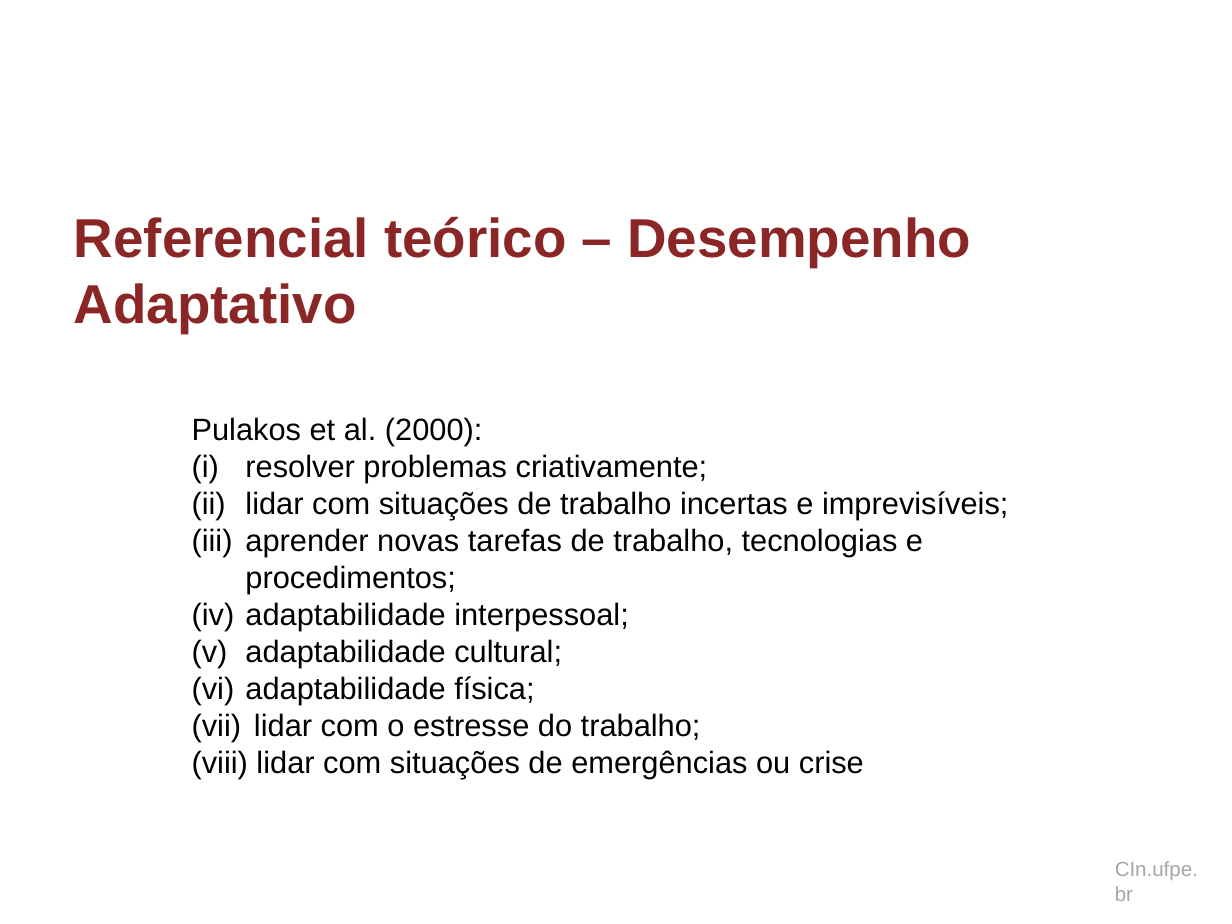
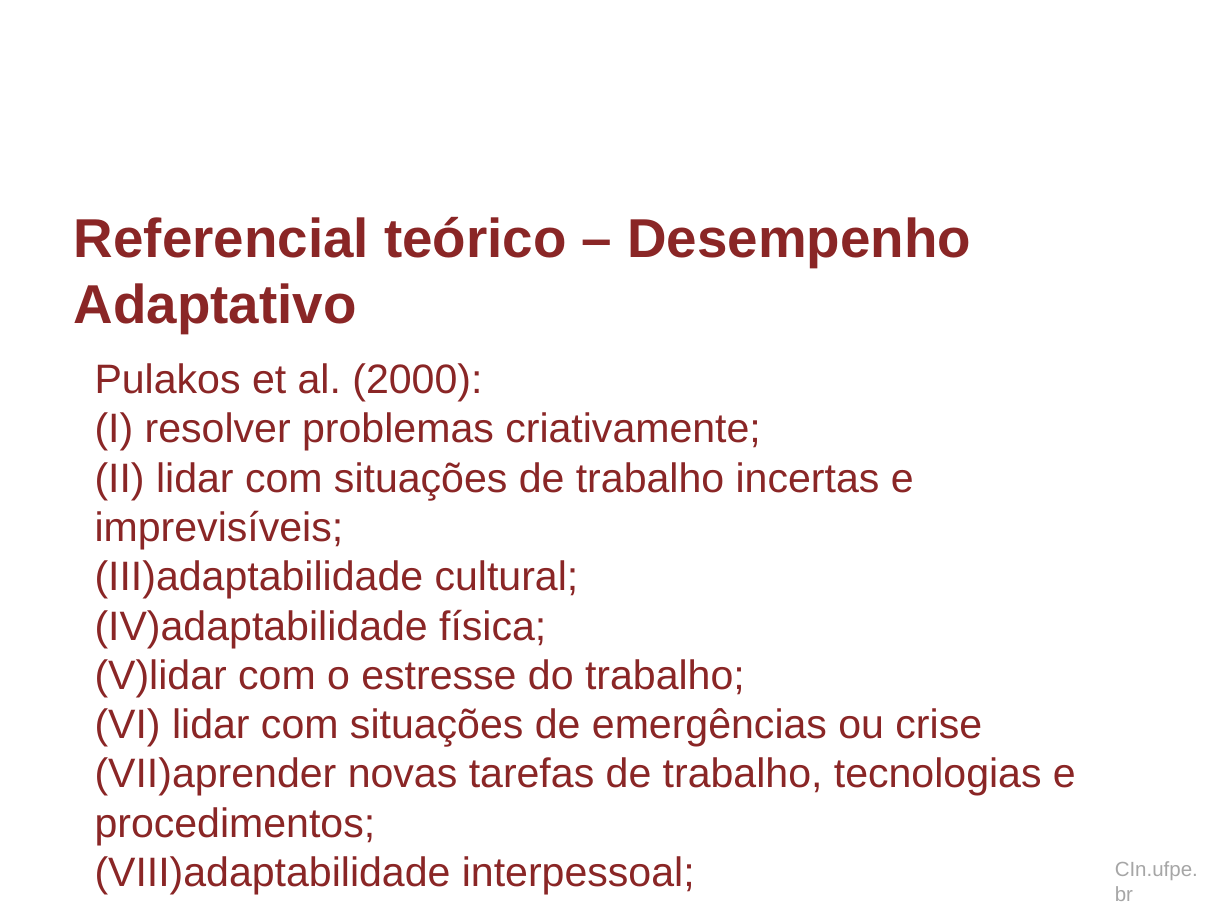
Before and after one commit to dan1lo/doutoradoR, a slide deck: slide 21 of apresentacao doutorado.pptx. Drawn at 1232x924 pixels with LibreOffice and Linux fonts; fonts in the diff are those of the drawing; background and template pictures are left out. Boxes give left, top, right and bottom in pixels: in the first picture for what was removed or moved away, otherwise in the second. Text is boxed around its words. In the diff, an @@ line names an element or a change of style, - is before the commit and + after.

```diff
--- a/apresentacao doutorado.pptx
+++ b/apresentacao doutorado.pptx
@@ text "Pulakos et al. (2000):" moved from (x1=192, y1=417, x2=1008, y2=778) to (x1=95, y1=363, x2=1076, y2=894) @@
@@ text at (x1=95, y1=363, x2=482, y2=401): size 18 to 24 pt, text colour #000000 to #8A2626 in "Pulakos et al. (2000):" @@
@@ text at (x1=95, y1=412, x2=1076, y2=894): text changed; size 18 to 24 pt; text colour #000000 to #8A2626 @@
-(i) resolver problemas criativamente;
-(ii) lidar com situações de trabalho incertas e imprevisíveis;
-(iii) aprender novas tarefas de trabalho, tecnologias e procedimentos;
-(iv) adaptabilidade interpessoal;
-(v) adaptabilidade cultural;
-(vi) adaptabilidade física;
-(vii) lidar com o estresse do trabalho;
-(viii) lidar com situações de emergências ou crise
+(I) resolver problemas criativamente;
+(II) lidar com situações de trabalho incertas e imprevisíveis;
+(III)adaptabilidade cultural;
+(IV)adaptabilidade física;
+(V)lidar com o estresse do trabalho;
+(VI) lidar com situações de emergências ou crise
+(VII)aprender novas tarefas de trabalho, tecnologias e procedimentos;
+(VIII)adaptabilidade interpessoal;
```
Also in this commit, not shown: 55 other slides changed, 33 slides added, 12 slides removed, 1 other file.
